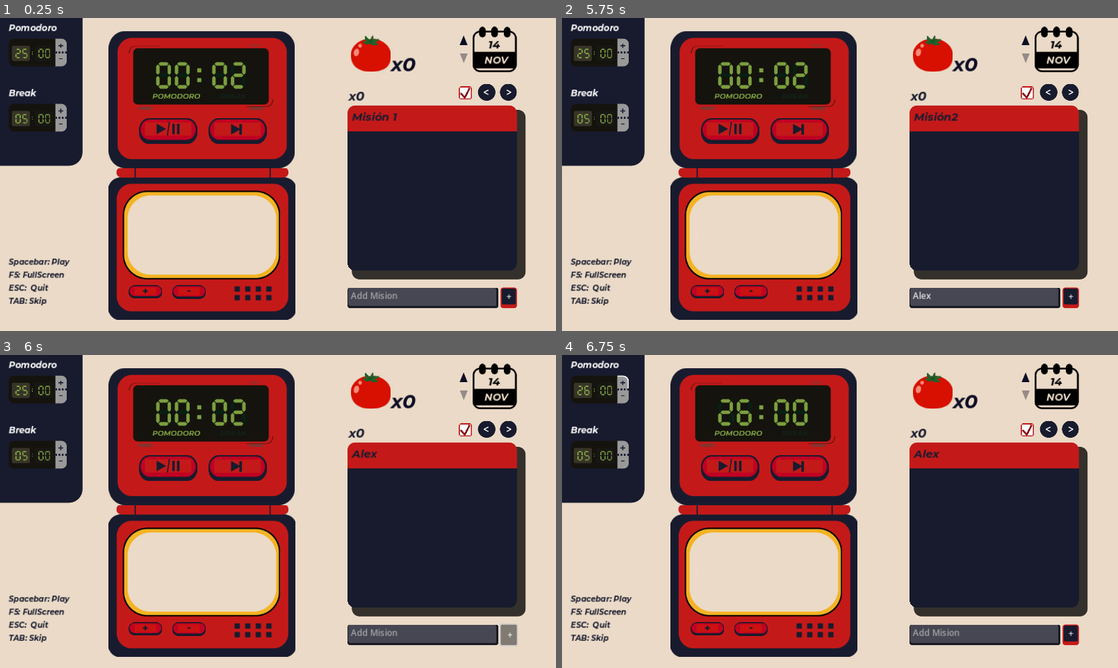
Above: before the commit, frames 1-4 (two rows, left to right).
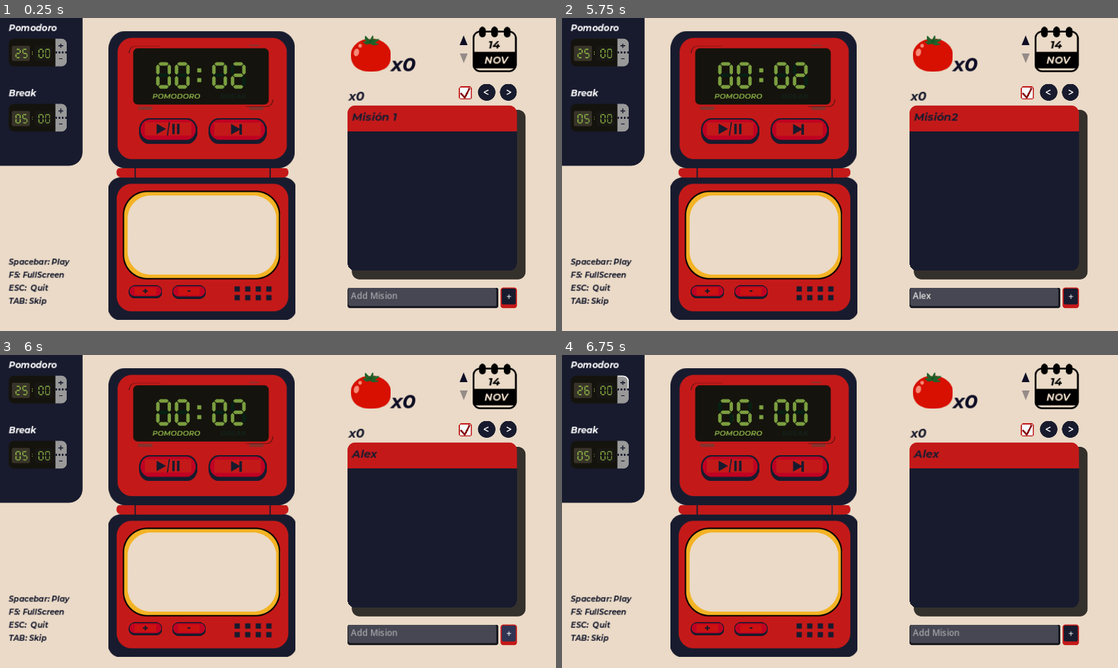
Above: after the commit, the same moments.

Repository: JesusRoberto64/PomoTempo-app
Game: Godot game, scene res://Escenas/Screens/main_screen.tscn
Two runs of this game, one before a commit and one after it. Both use one fixed random seed, a clock stepped at 60 frames per second and the inputs below.
Inputs (mouse positions are in pixels of both pictures, inside the frame that each line leads up to):
- Up to frame 1 (0.25 s): no input
- Up to frame 2 (5.75 s): click (984, 296) at 0.52 s; type "Alex" at 0.6 s; click (801, 130) at 1.25 s; click (801, 130) at 2 s; click (706, 293) at 2.75 s; click (751, 293) at 3.5 s; click (1067, 93) at 4.25 s; click (1029, 93) at 5 s
- Up to frame 3 (6 s): click "+" at 5.75 s
- Up to frame 4 (6.75 s): click (623, 383) at 6.52 s

Frames 1-2 are identical in both runs. In frame 3, 0.2% of the frame differs, in the area x 89-94%, y 85-94%; in frame 4, nothing differs.

Commit message:
before make ne branch to data

Diff:
--- a/godot-frtn/Escenas/Display/add_mision.tscn
+++ b/godot-frtn/Escenas/Display/add_mision.tscn
@@ -27,6 +27,34 @@
 corner_radius_bottom_left = 4
 corner_detail = 12
 
+[sub_resource type="StyleBoxFlat" id="StyleBoxFlat_qeepf"]
+bg_color = Color(0.186971, 0.205889, 0.324806, 1)
+border_width_left = 2
+border_width_top = 2
+border_width_right = 2
+border_width_bottom = 7
+border_color = Color(0.768627, 0.0980392, 0.0980392, 1)
+corner_radius_top_left = 4
+corner_radius_top_right = 4
+corner_radius_bottom_right = 4
+corner_radius_bottom_left = 4
+corner_detail = 12
+
+[sub_resource type="StyleBoxFlat" id="StyleBoxFlat_pi4jk"]
+bg_color = Color(0.0192413, 0.023101, 0.0557864, 1)
+border_width_left = 2
+border_width_top = 2
+border_width_right = 2
+border_width_bottom = 7
+border_color = Color(0.192869, 0.0438292, 0.0100365, 1)
+corner_radius_top_left = 4
+corner_radius_top_right = 4
+corner_radius_bottom_right = 4
+corner_radius_bottom_left = 4
+corner_detail = 12
+
+[sub_resource type="StyleBoxEmpty" id="StyleBoxEmpty_dd5av"]
+
 [node name="AddMision" type="HBoxContainer"]
 offset_right = 376.0
 offset_bottom = 38.0
@@ -43,6 +71,9 @@
 layout_mode = 2
 size_flags_horizontal = 8
 theme_override_styles/normal = SubResource("StyleBoxFlat_scij8")
+theme_override_styles/hover = SubResource("StyleBoxFlat_qeepf")
+theme_override_styles/pressed = SubResource("StyleBoxFlat_pi4jk")
+theme_override_styles/focus = SubResource("StyleBoxEmpty_dd5av")
 text = "  +  "
 
 [connection signal="focus_entered" from="TextEdit" to="." method="_on_text_edit_focus_entered"]
--- /dev/null
+++ b/godot-frtn/Escenas/Protocols/data_manager.tscn
@@ -0,0 +1,8 @@
+[gd_scene load_steps=3 format=3 uid="uid://b43d4wo42dfqb"]
+
+[ext_resource type="Script" path="res://Logica/DataBaseModels/data_manager.gd" id="1_qrwb1"]
+[ext_resource type="Script" path="res://Logica/DataBaseModels/DataResource.gd" id="2_6x62p"]
+
+[node name="DataManager" type="Node"]
+script = ExtResource("1_qrwb1")
+data_resourse = ExtResource("2_6x62p")
--- a/godot-frtn/Escenas/Screens/main_screen.tscn
+++ b/godot-frtn/Escenas/Screens/main_screen.tscn
@@ -19,7 +19,6 @@
 
 [node name="MainScreen" type="Node2D"]
 script = ExtResource("1_45agk")
-metadata/_edit_vertical_guides_ = [16.0]
 
 [node name="Acordeon" type="Panel" parent="."]
 offset_right = 152.0
--- /dev/null
+++ b/godot-frtn/Logica/DataBaseModels/DataResource.gd
@@ -0,0 +1,5 @@
+extends Resource
+
+@export var fechas = {}
+@export var fechasMisionRegistro = {}
+@export var misiones = {}
--- /dev/null
+++ b/godot-frtn/Logica/DataBaseModels/data_manager.gd
@@ -0,0 +1,12 @@
+extends Node
+
+@export var data_resourse: Script
+
+func _ready():
+	#load
+	var dir = DirAccess.open("res://Recursos/SavedData/")
+	if !dir.file_exists("res://Recursos/SavedData/save_data_00.tres"):
+		var res = data_resourse.new()
+		var error = ResourceSaver.save(res,"res://Recursos/SavedData/save_data_00.tres")
+		if error != OK:
+			printerr("Can't save")
--- /dev/null
+++ b/godot-frtn/Recursos/SavedData/save_data_00.tres
@@ -0,0 +1,9 @@
+[gd_resource type="Resource" load_steps=2 format=3 uid="uid://cklrfeiiuyjlp"]
+
+[ext_resource type="Script" path="res://Logica/DataBaseModels/DataResource.gd" id="1_qjxth"]
+
+[resource]
+script = ExtResource("1_qjxth")
+fechas = {}
+fechasMisionRegistro = {}
+misiones = {}
Not shown: 1 places in godot-frtn/Escenas/Display/add_mision.tscn that only renumber resources
